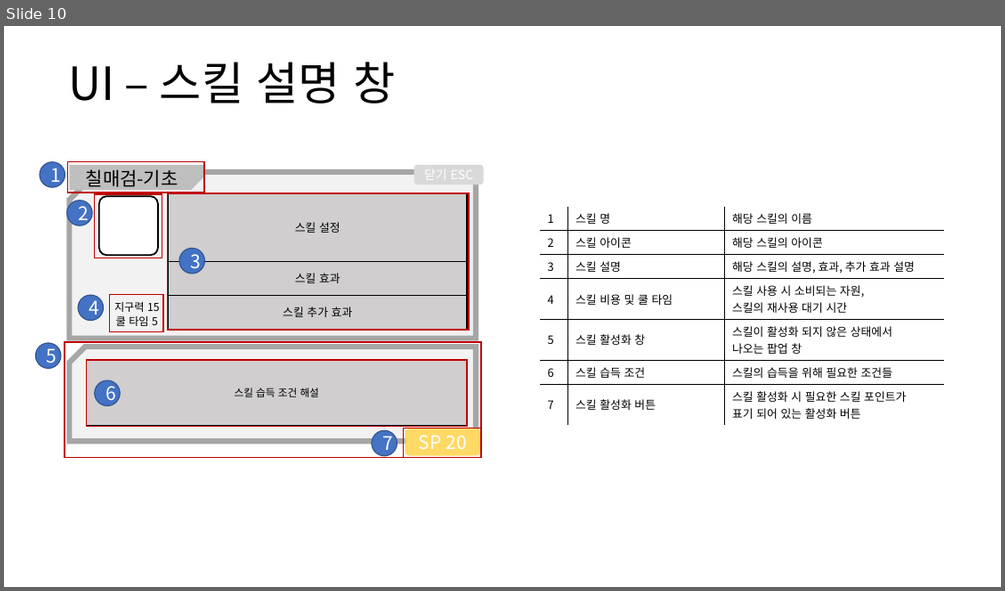
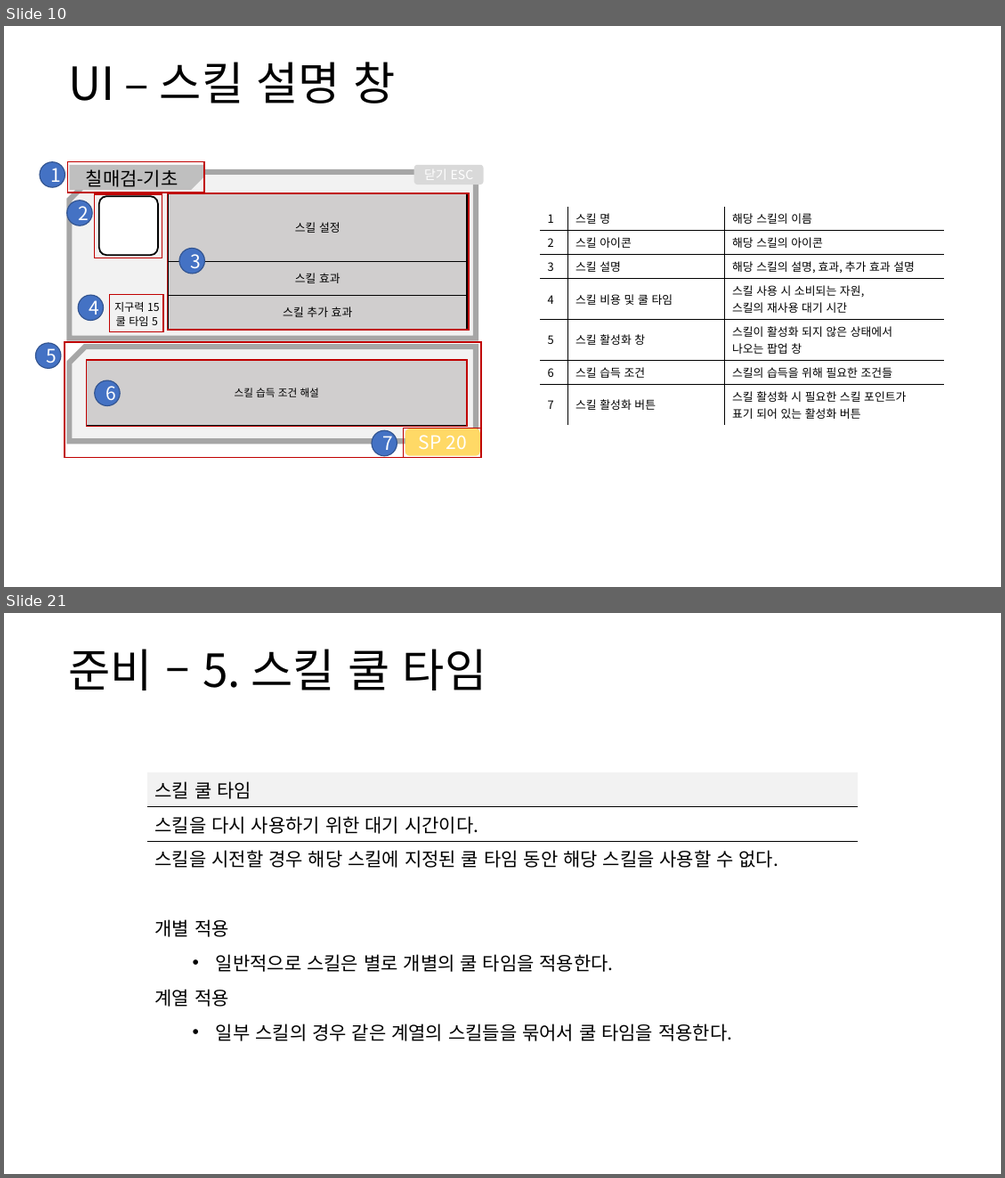
Before and after one commit to yjk0401/unityenginebasic_9th, a slide deck: 기획/방랑엽사전/스킬 시스템 기획서.pptx. Shown one above the other, each under a label of ours: slide 10 before the commit, slides 10 and 21 after it; the slides between them are not shown. The pictures are 1005x591 and 1005x1178 pixels, drawn with LibreOffice and Linux fonts; fonts in the diff are those of the drawing. Boxes give left, top, right and bottom in pixels: in the first picture for what was removed or moved away, otherwise in the second. Text is boxed around its words. In the diff, an @@ line names an element or a change of style, - is before the commit and + after.

```diff
--- a/기획/방랑엽사전/스킬 시스템 기획서.pptx
+++ b/기획/방랑엽사전/스킬 시스템 기획서.pptx
@@ slide 21 added at bbox=[4, 613, 1001, 1174], background #FFFFFF @@
@@ text added at bbox=[68, 649, 486, 690], 44 pt, text #000000 @@
+준비 – 5. 스킬 쿨 타임
@@ table added at bbox=[147, 772, 858, 1045], 8 rows, 1 columns @@
+스킬 쿨 타임
+스킬을 다시 사용하기 위한 대기 시간이다.
+스킬을 시전할 경우 해당 스킬에 지정된 쿨 타임 동안 해당 스킬을 사용할 수 없다.
+
+개별 적용
+일반적으로 스킬은 별로 개별의 쿨 타임을 적용한다.
+계열 적용
+일부 스킬의 경우 같은 계열의 스킬들을 묶어서 쿨 타임을 적용한다.
```
Also in this commit, not shown: 2 slides changed, 13 other slides added, 11 other files.
